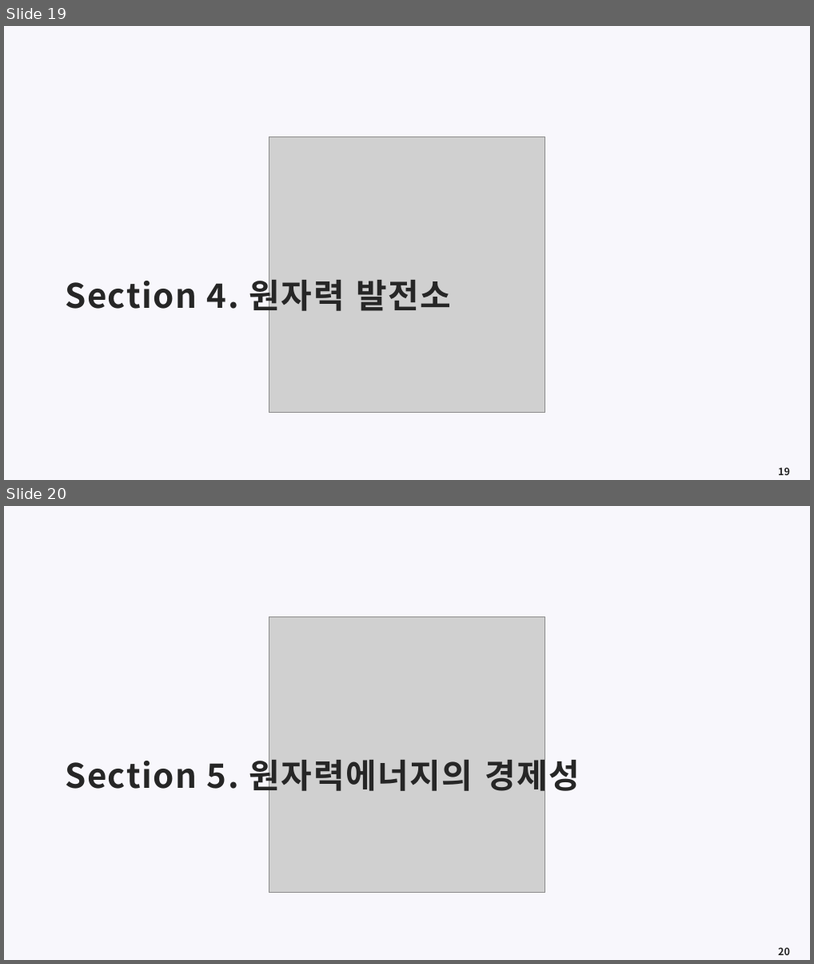
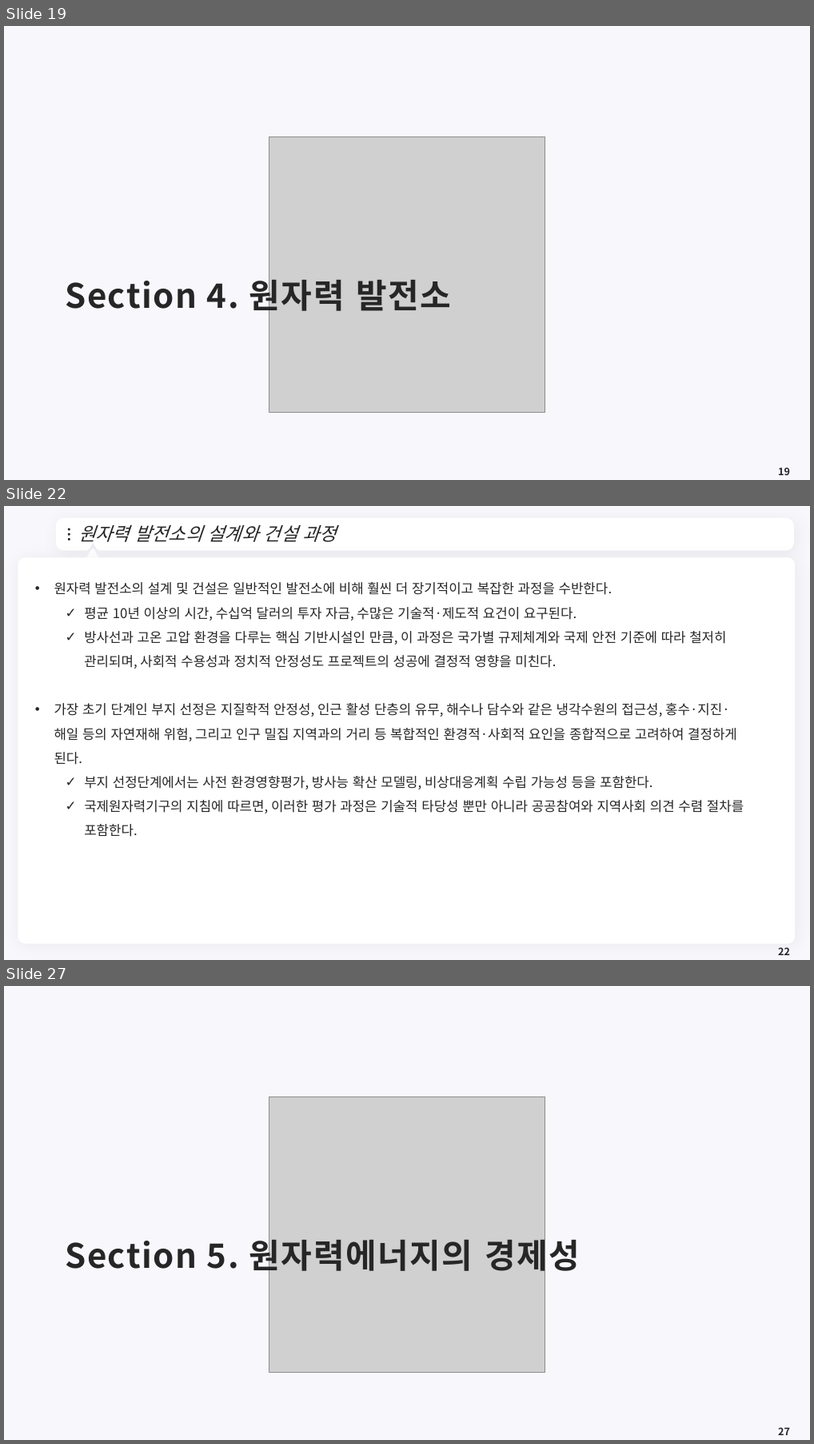
Before and after one commit to meandthey/Teaching, a slide deck: 에너지경제학/자원에너지경제학_Chapter_4 (원자력).pptx. Shown one above the other, each under a label of ours: slides 19 and 20 before the commit, slides 19, 22 and 27 after it; the slides between them are not shown. The pictures are 814x964 and 814x1444 pixels, drawn with LibreOffice and Linux fonts; fonts in the diff are those of the drawing; grey boxes stand for pictures; background and template pictures are left out. Boxes give left, top, right and bottom in pixels: in the first picture for what was removed or moved away, otherwise in the second. Text is boxed around its words. In the diff, an @@ line names an element or a change of style, - is before the commit and + after.

```diff
--- a/에너지경제학/자원에너지경제학_Chapter_4 (원자력).pptx
+++ b/에너지경제학/자원에너지경제학_Chapter_4 (원자력).pptx
@@ slide 22 added at <box>4,506,810,960</box>, background #F8F7FC @@
@@ freeform shape added at <box>59,521,792,548</box>, fill #FFFFFF, outline #FFFFFF 7.25 pt @@
@@ ellipse added at <box>68,528,70,531</box>, fill #262626 @@
@@ title added at <box>78,525,337,542</box>, 22 pt, text #262626, italic @@
+원자력 발전소의 설계와 건설 과정
@@ ellipse added at <box>68,533,70,536</box>, fill #262626 @@
@@ ellipse added at <box>68,538,70,540</box>, fill #262626 @@
@@ triangle added at <box>86,550,99,562</box>, fill #FFFFFF, outline #FFFFFF 3.75 pt @@
@@ freeform shape added at <box>775,530,782,540</box>, fill #FFFFFF @@
@@ rounded rectangle added at <box>18,557,796,944</box>, fill #FFFFFF @@
@@ text added at <box>54,582,744,836</box>, 16 pt, text #262626 @@
+• 원자력 발전소의 설계 및 건설은 일반적인 발전소에 비해 훨씬 더 장기적이고 복잡한 과정을 수반한다.
+  ✓ 평균 10년 이상의 시간, 수십억 달러의 투자 자금, 수많은 기술적·제도적 요건이 요구된다.
+  ✓ 방사선과 고온 고압 환경을 다루는 핵심 기반시설인 만큼, 이 과정은 국가별 규제체계와 국제 안전 기준에 따라 철저히 관리되며, 사회적 수용성과 정치적 안정성도 프로젝트의 성공에 결정적 영향을 미친다.
+• 가장 초기 단계인 부지 선정은 지질학적 안정성, 인근 활성 단층의 유무, 해수나 담수와 같은 냉각수원의 접근성, 홍수·지진·해일 등의 자연재해 위험, 그리고 인구 밀집 지역과의 거리 등 복합적인 환경적·사회적 요인을 종합적으로 고려하여 결정하게 된다.
+  ✓ 부지 선정단계에서는 사전 환경영향평가, 방사능 확산 모델링, 비상대응계획 수립 가능성 등을 포함한다.
+  ✓ 국제원자력기구의 지침에 따르면, 이러한 평가 과정은 기술적 타당성 뿐만 아니라 공공참여와 지역사회 의견 수렴 절차를 포함한다.
@@ page number added at <box>778,947,790,955</box>, 12 pt, text #262626, bold @@
+22
@@ what was slide 20 is now slide 27 @@
@@ page number at <box>778,1427,790,1435</box>: text changed @@
-20
+27
```
Also in this commit, not shown: 1 slide changed, 10 other slides added.
